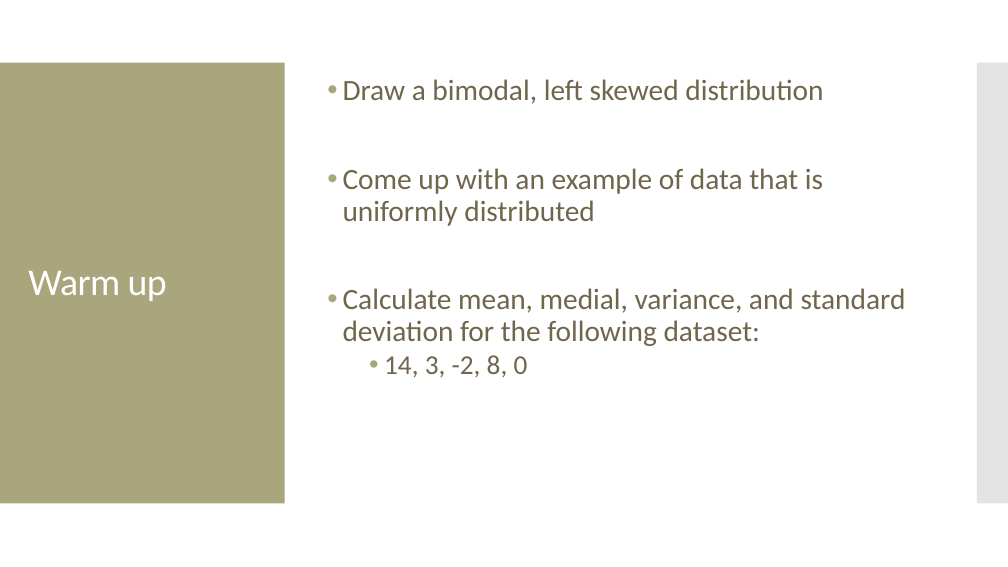
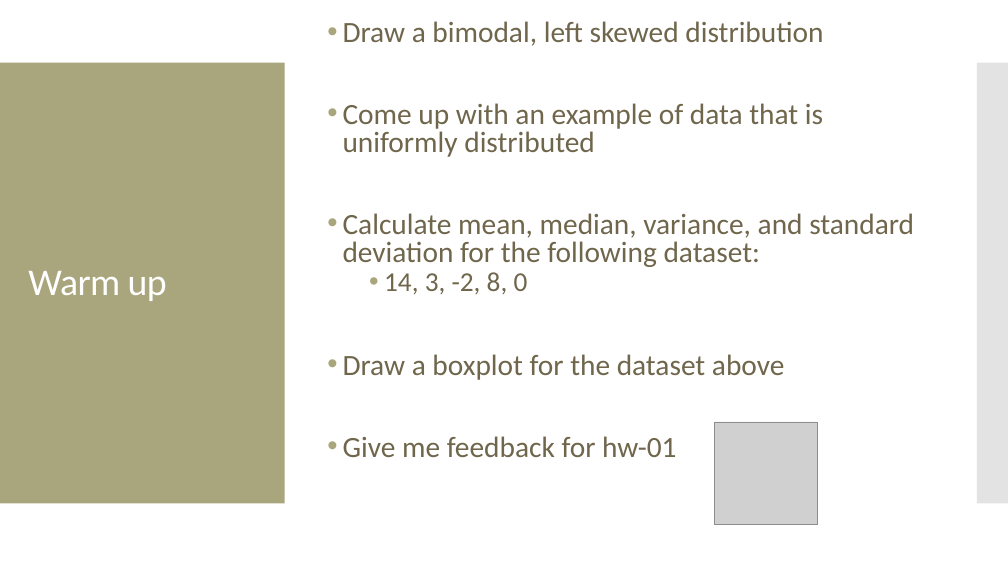
Before and after one commit to amosca01/MATH108-F23, a slide deck: slide 33 of slides/04-summarizing-data.pptx. Drawn at 1008x567 pixels with LibreOffice and Linux fonts; fonts in the diff are those of the drawing; grey boxes stand for pictures. Boxes give left, top, right and bottom in pixels: in the first picture for what was removed or moved away, otherwise in the second. Text is boxed around its words. In the diff, an @@ line names an element or a change of style, - is before the commit and + after.

```diff
--- a/slides/04-summarizing-data.pptx
+++ b/slides/04-summarizing-data.pptx
@@ text "Draw a bimodal, left skewed ..." moved from (x1=343, y1=79, x2=906, y2=377) to (x1=343, y1=21, x2=914, y2=457) @@
@@ text at (x1=343, y1=21, x2=823, y2=294): line spacing 0.9 to 0.8 @@
@@ text at (x1=343, y1=213, x2=914, y2=267): text changed @@
-• Calculate mean, medial, variance, and standard deviation for the following dataset:
+• Calculate mean, median, variance, and standard deviation for the following dataset:
@@ text at (x1=343, y1=354, x2=784, y2=457): paragraphs added @@
+• Draw a boxplot for the dataset above
+• Give me feedback for hw-01
@@ picture added at (x1=715, y1=422, x2=818, y2=525) @@
```
Also in this commit, not shown: 6 other files.
